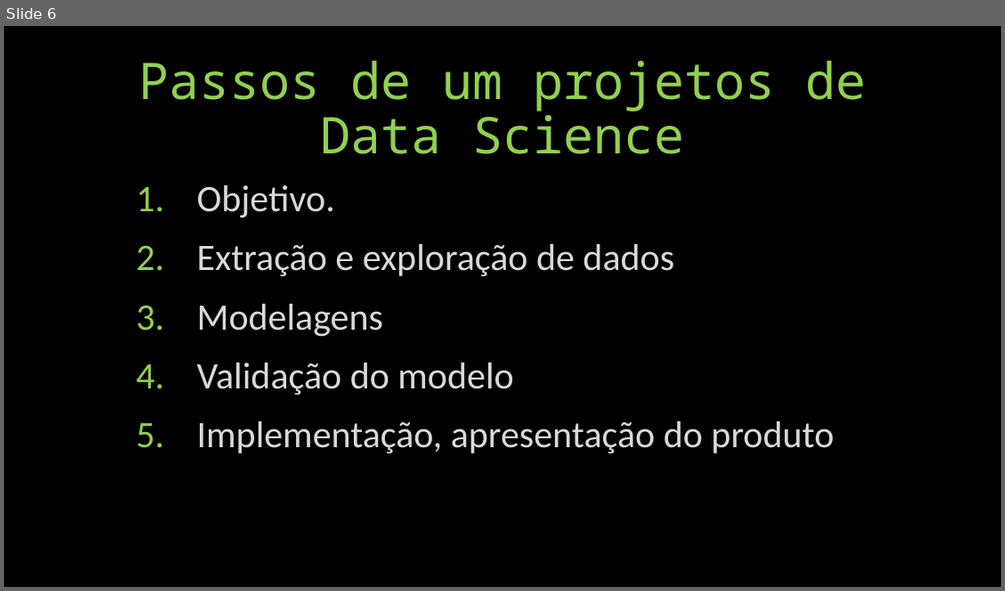
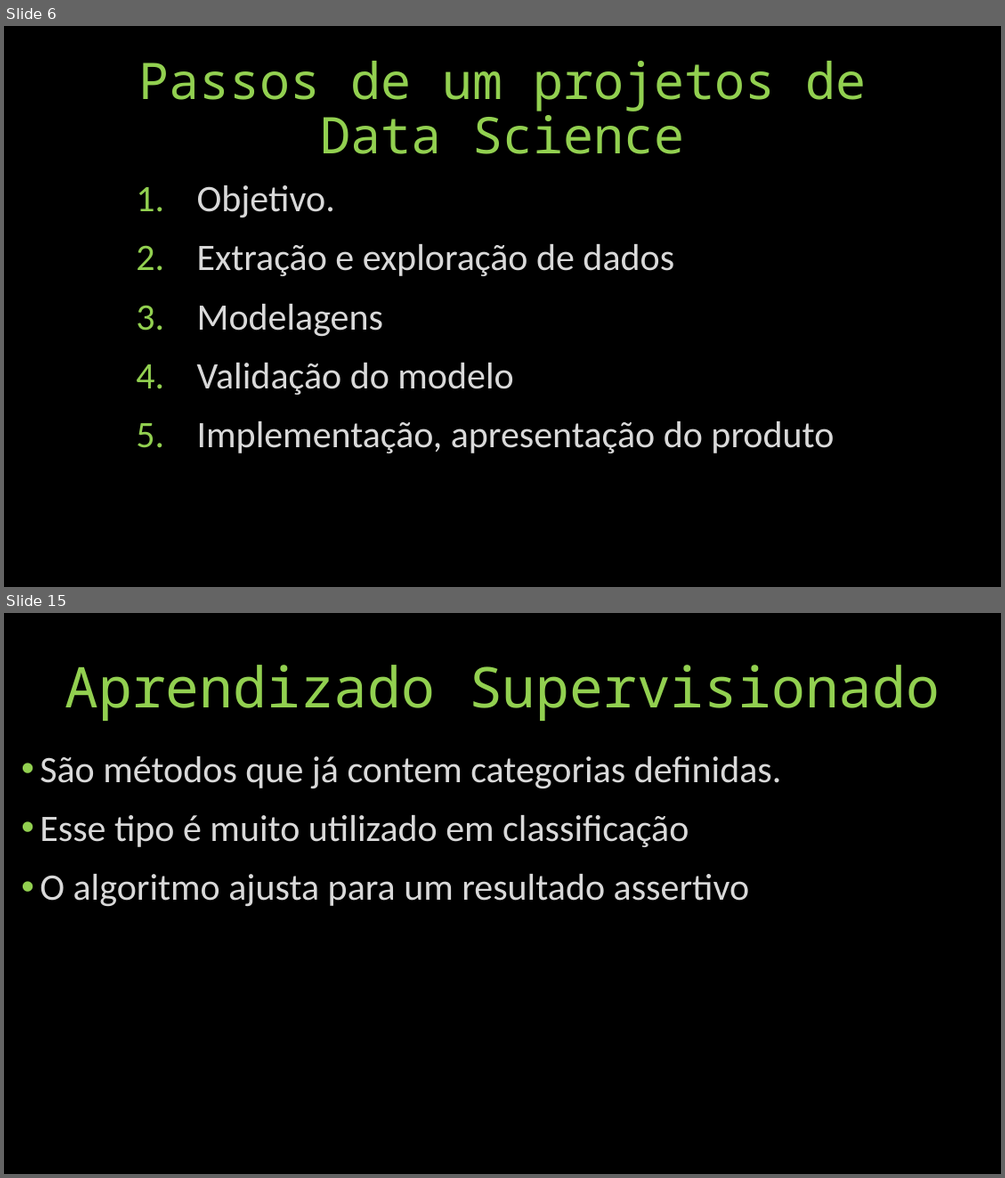
Before and after one commit to vitorioluis/Machine-Learning, a slide deck: IA/IA.pptx. Shown one above the other, each under a label of ours: slide 6 before the commit, slides 6 and 15 after it; the slides between them are not shown. The pictures are 1005x591 and 1005x1178 pixels, drawn with LibreOffice and Linux fonts; fonts in the diff are those of the drawing. Boxes give left, top, right and bottom in pixels: in the first picture for what was removed or moved away, otherwise in the second. Text is boxed around its words. In the diff, an @@ line names an element or a change of style, - is before the commit and + after.

```diff
--- a/IA/IA.pptx
+++ b/IA/IA.pptx
@@ slide 15 added at (4,613,1001,1174), background #000000 @@
@@ title added at (65,665,939,721), 54 pt, text #92D050 @@
+Aprendizado Supervisionado
@@ text added at (40,756,782,907), 36 pt, text #D9D9D9 @@
+• São métodos que já contem categorias definidas.
+• Esse tipo é muito utilizado em classificação
+• O algoritmo ajusta para um resultado assertivo
```
Also in this commit, not shown: 11 slides changed, 6 other slides added, 4 slides removed.
